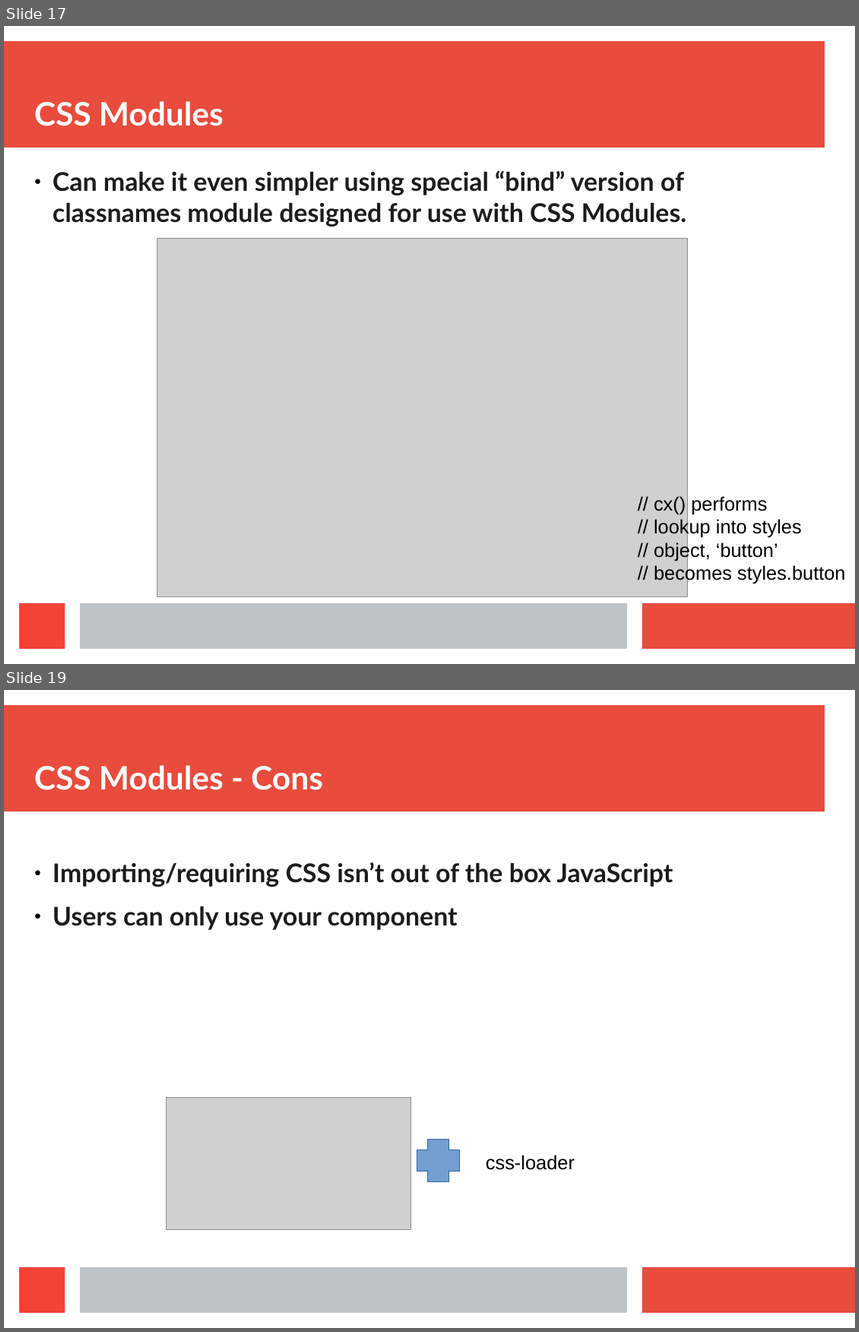
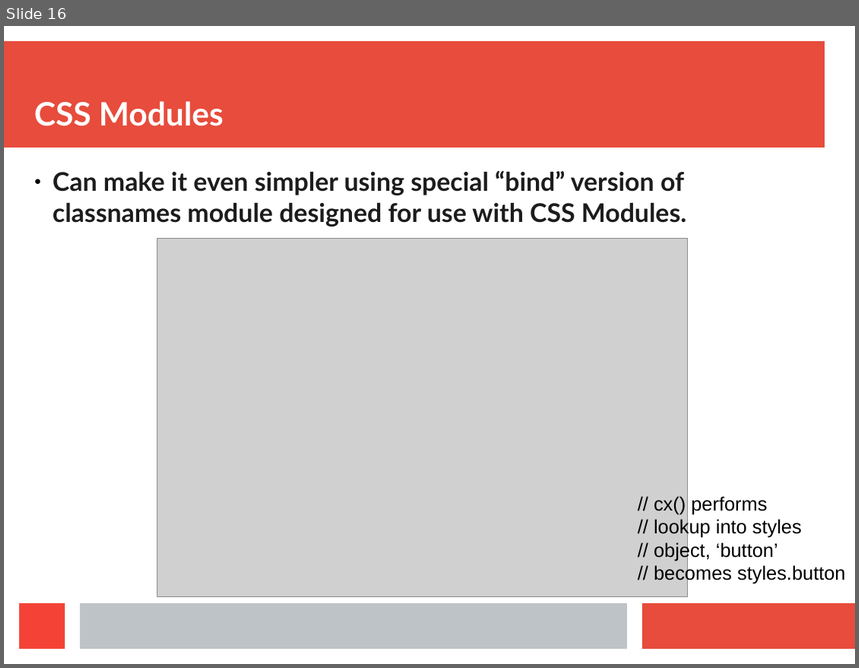
Before and after one commit to aruberto/styling-javascript-components, a slide deck: styling_react_components.odp. Shown one above the other, each under a label of ours: slides 17 and 19 before the commit, slide 16 after it; the slides between them are not shown. The pictures are 859x1332 and 859x668 pixels, drawn with LibreOffice and Linux fonts; fonts in the diff are those of the drawing; grey boxes stand for pictures. Boxes give left, top, right and bottom in pixels: in the first picture for what was removed or moved away, otherwise in the second. Text is boxed around its words. In the diff, an @@ line names an element or a change of style, - is before the commit and + after.

```diff
--- a/styling_react_components.odp
+++ b/styling_react_components.odp
@@ slide 19 removed at bbox=[4, 690, 855, 1328], background #FFFFFF; not listed: 4 template elements that a slide beside it also shows @@
@@ title removed at bbox=[34, 765, 323, 790] @@
-CSS Modules - Cons
@@ text removed at bbox=[53, 863, 674, 930] @@
-● Importing/requiring CSS isn’t out of the box JavaScript
-● Users can only use your component
@@ picture removed at bbox=[166, 1098, 412, 1230] @@
@@ plus removed at bbox=[417, 1141, 460, 1182] @@
@@ text removed at bbox=[486, 1155, 575, 1170] @@
-css-loader
@@ what was slide 17 is now slide 16 @@
```
Also in this commit, not shown: 2 slides changed, 5 slides added, 1 other slide removed, 1 other file.
